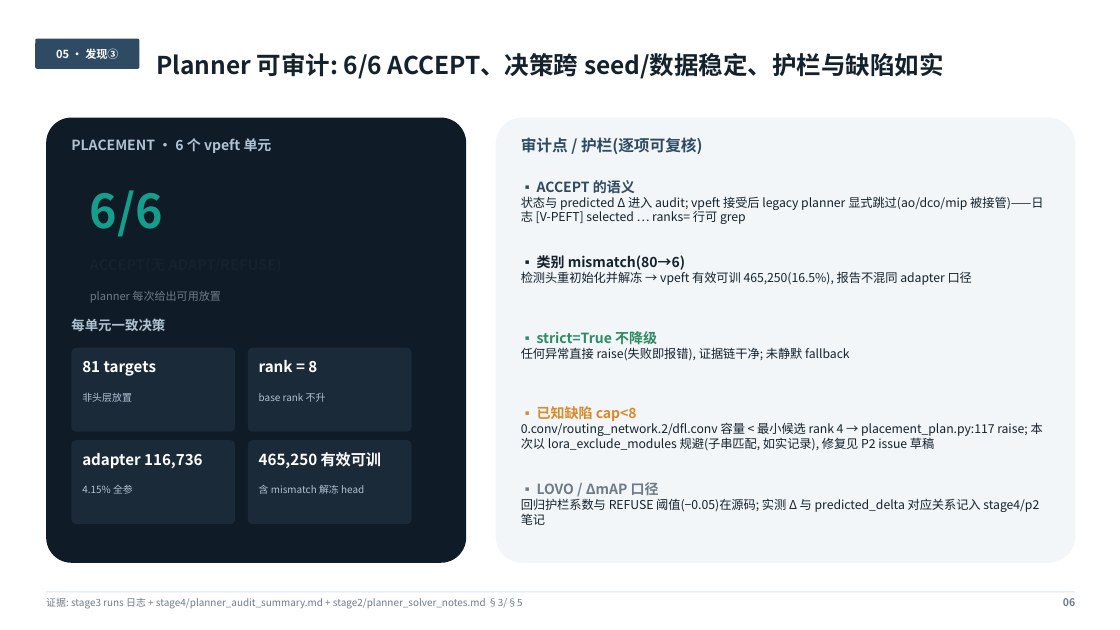
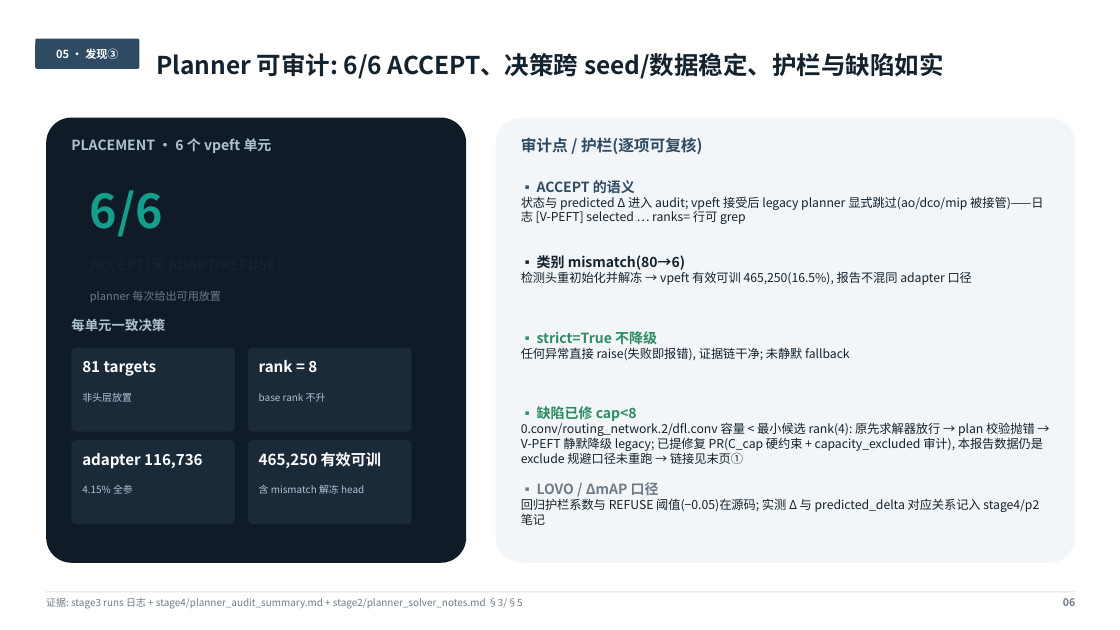
Before and after one commit to Tencent/YOLO-Master, a slide deck: slide 6 of c3_work/stage5_pr_delivery/C3_结项汇报_初稿.pptx. Drawn at 1120x630 pixels with LibreOffice and Linux fonts; fonts in the diff are those of the drawing. Boxes give left, top, right and bottom in pixels: in the first picture for what was removed or moved away, otherwise in the second. Text is boxed around its words. In the diff, an @@ line names an element or a change of style, - is before the commit and + after.

```diff
--- a/c3_work/stage5_pr_delivery/C3_结项汇报_初稿.pptx
+++ b/c3_work/stage5_pr_delivery/C3_结项汇报_初稿.pptx
@@ text at (521,406,1043,464): text changed @@
-▪ 已知缺陷 cap<8
-0.conv/routing_network.2/dfl.conv 容量 < 最小候选 rank 4 → placement_plan.py:117 raise; 本次以 lora_exclude_modules 规避(子串匹配, 如实记录), 修复见 P2 issue 草稿
+▪ 缺陷已修 cap<8
+0.conv/routing_network.2/dfl.conv 容量 < 最小候选 rank(4): 原先求解器放行 → plan 校验抛错 → V-PEFT 静默降级 legacy; 已提修复 PR(C_cap 硬约束 + capacity_excluded 审计), 本报告数据仍是 exclude 规避口径未重跑 → 链接见末页①
```
Also in this commit, not shown: 2 other slides changed, 4 other files.
